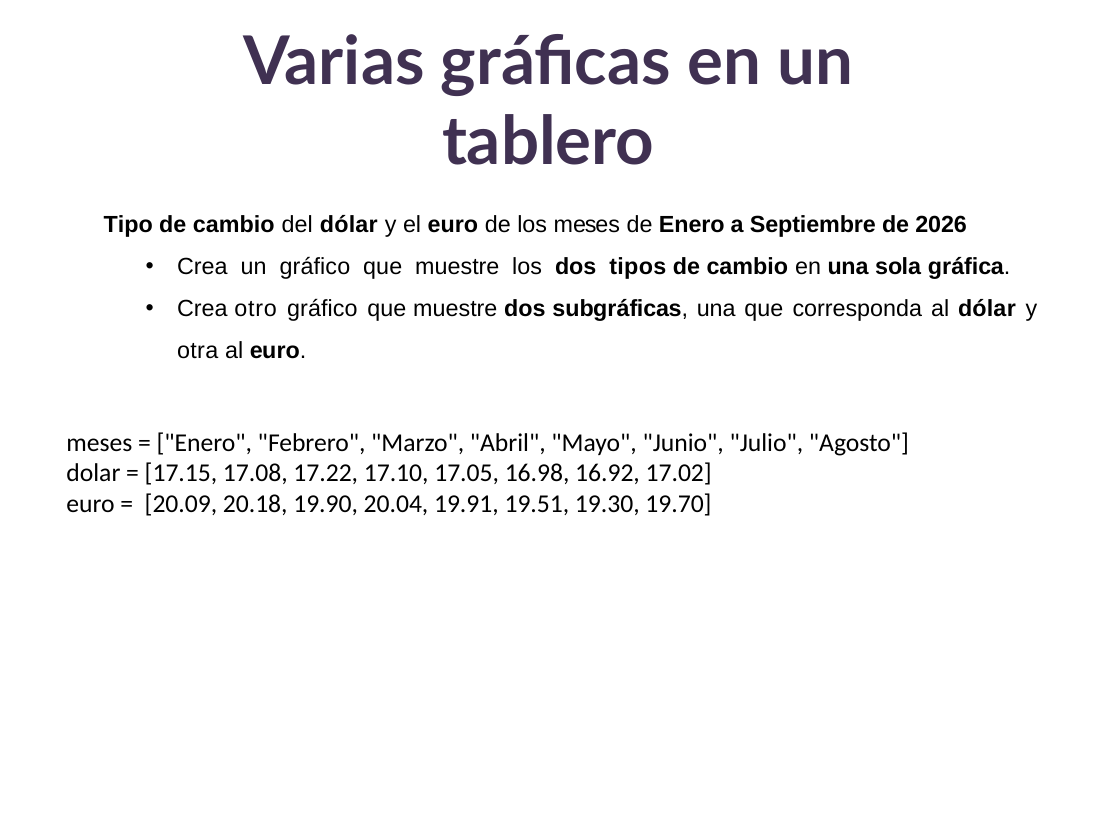
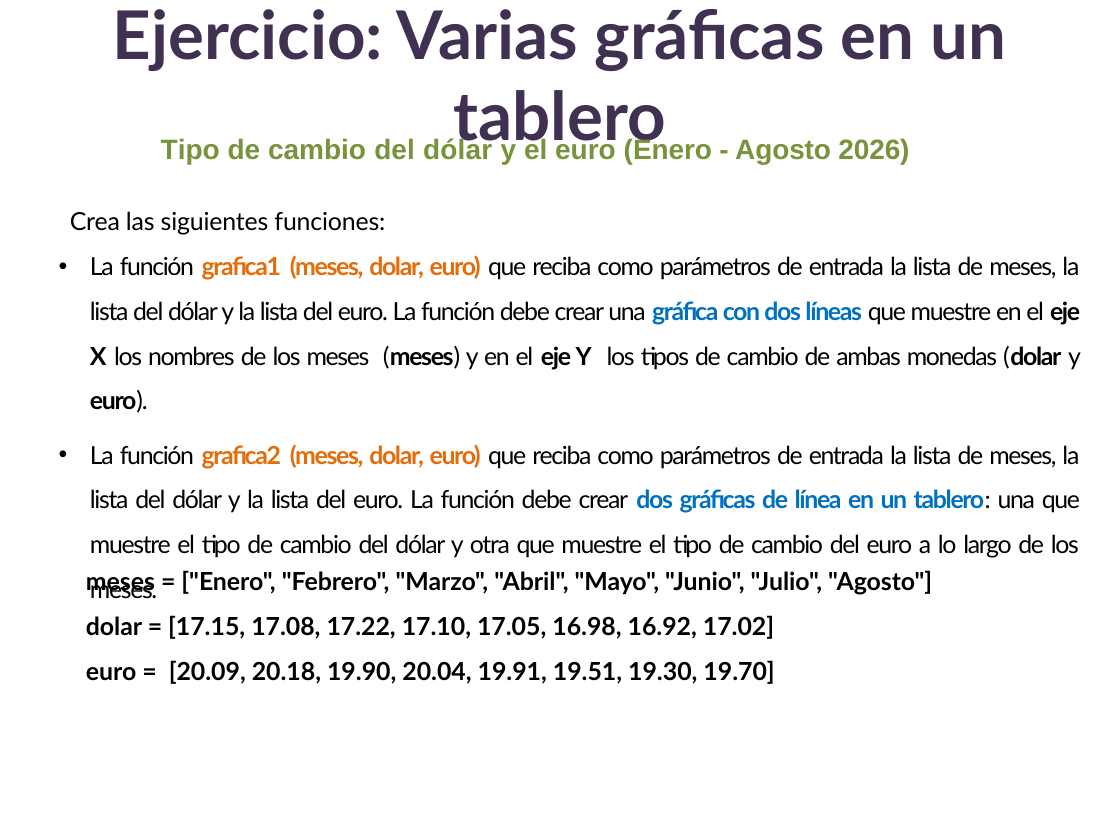
Before and after one commit to lizetheP/PensamientoC, a slide deck: slide 18 of CalendarioC_2026/presentaciones/10_Graficas.pptx. Drawn at 1120x840 pixels with LibreOffice and Linux fonts; fonts in the diff are those of the drawing. Boxes give left, top, right and bottom in pixels: in the first picture for what was removed or moved away, otherwise in the second. Text is boxed around its words. In the diff, an @@ line names an element or a change of style, - is before the commit and + after.

```diff
--- a/CalendarioC_2026/presentaciones/10_Graficas.pptx
+++ b/CalendarioC_2026/presentaciones/10_Graficas.pptx
@@ title at box(113, 9, 1007, 153): text changed @@
-Varias gráficas en un tablero
+Ejercicio: Varias gráficas en un tablero
@@ text added at box(161, 137, 909, 164), 18 pt, text #77933C, bold @@
+Tipo de cambio del dólar y el euro (Enero - Agosto 2026)
@@ text at box(70, 211, 1081, 595): text changed; size 15 to 16 pt; font Arial to Lato @@
-Tipo de cambio del dólar y el euro de los meses de Enero a Septiembre de 2026
-• Crea un gráfico que muestre los dos tipos de cambio en una sola gráfica.
-• Crea otro gráfico que muestre dos subgráficas, una que corresponda al dólar y otra al euro.
+Crea las siguientes funciones:
+• La función grafica1 (meses, dolar, euro) que reciba como parámetros de entrada la lista de meses, la lista del dólar y la lista del euro. La función debe crear una gráfica con dos líneas que muestre en el eje X los nombres de los meses (meses) y en el eje Y los tipos de cambio de ambas monedas (dolar y euro).
+• La función grafica2 (meses, dolar, euro) que reciba como parámetros de entrada la lista de meses, la lista del dólar y la lista del euro. La función debe crear dos gráficas de línea en un tablero: una que muestre el tipo de cambio del dólar y otra que muestre el tipo de cambio del euro a lo largo de los meses.
@@ text "meses = ["Enero", "Febrero", "Marzo", ...": place and size @@
-text "meses = ["Enero", "Febrero", "Marzo", ..." at box(66, 432, 909, 516)
+text "meses = ["Enero", "Febrero", "Marzo", ..." at box(86, 570, 932, 684)
@@ text "meses = ["Enero", "Febrero", "Marzo", ..." at box(86, 570, 932, 684): size 16.5 to 16 pt, font Calibri to Lato, bold on; line spacing 1 to 1.5 @@
```
Also in this commit, not shown: 12 other files.
